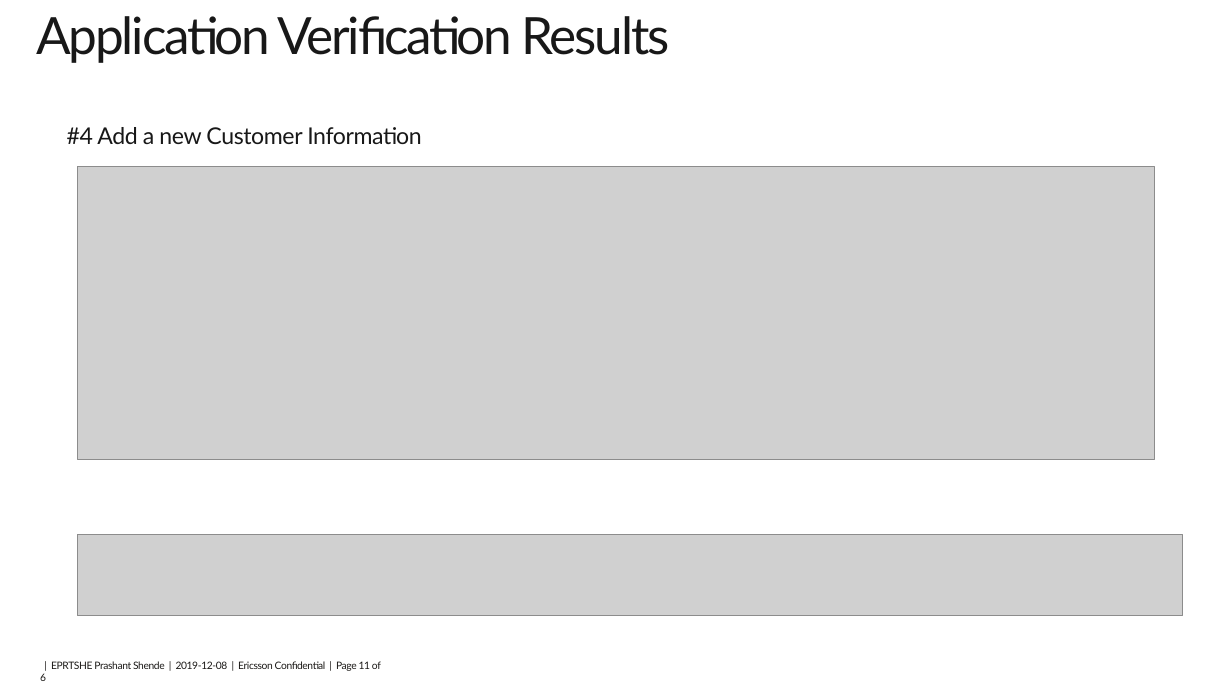
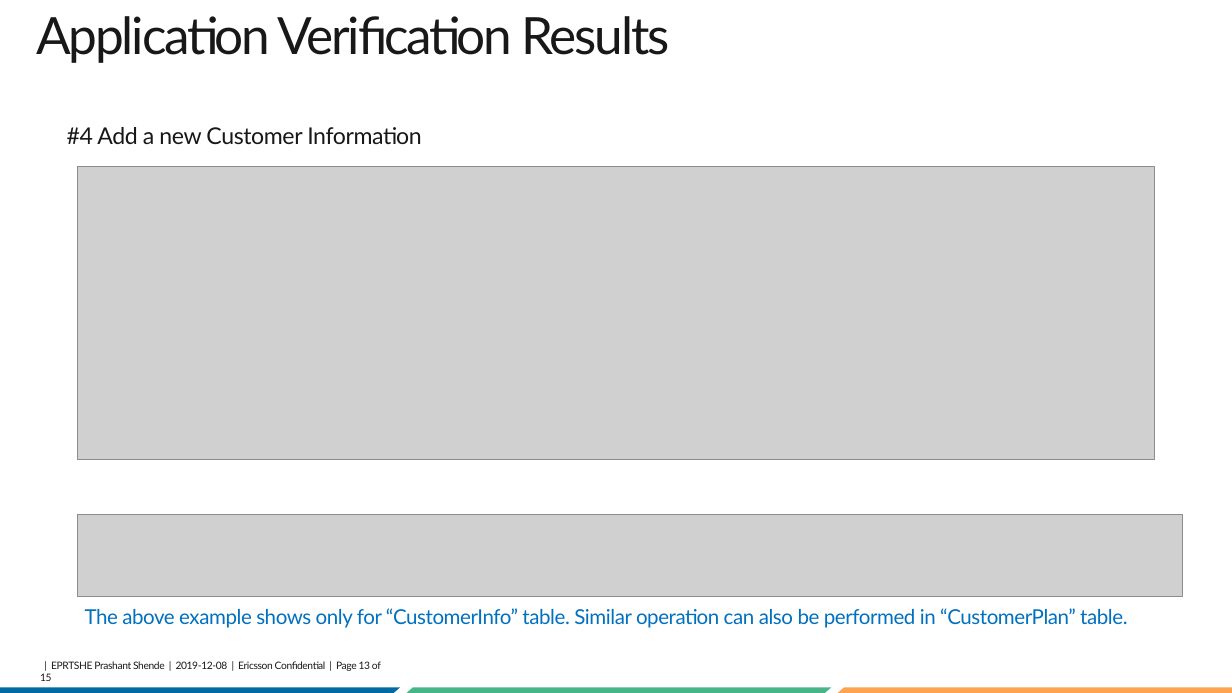
Before and after one commit to Subzzy/subhayuRepository, a slide deck: slide 13 of BC_1.pptx (slide 11 before the commit). Drawn at 1232x693 pixels with LibreOffice and Linux fonts; fonts in the diff are those of the drawing; grey boxes stand for pictures; background and template pictures are left out. Boxes give left, top, right and bottom in pixels: in the first picture for what was removed or moved away, otherwise in the second. Text is boxed around its words. In the diff, an @@ line names an element or a change of style, - is before the commit and + after.

```diff
--- a/BC_1.pptx
+++ b/BC_1.pptx
@@ picture: place and size @@
-picture at box(78, 534, 1183, 616)
+picture at box(78, 515, 1183, 596)
@@ text added at box(85, 608, 1127, 628), 16 pt, text #0070C0 @@
+The above example shows only for “CustomerInfo” table. Similar operation can also be performed in “CustomerPlan” table.
@@ parallelogram added at box(0, 688, 400, 693), fill #016AA3 @@
@@ text at box(40, 661, 381, 681): text changed @@
-| EPRTSHE Prashant Shende | 2019-12-08 | Ericsson Confidential | Page 11 of 6
+| EPRTSHE Prashant Shende | 2019-12-08 | Ericsson Confidential | Page 13 of 15
@@ parallelogram added at box(400, 688, 832, 693), fill #46B688 @@
@@ parallelogram added at box(832, 688, 1232, 693), fill #FEA34F @@
```
Also in this commit, not shown: 11 other slides changed, 3 slides added.
